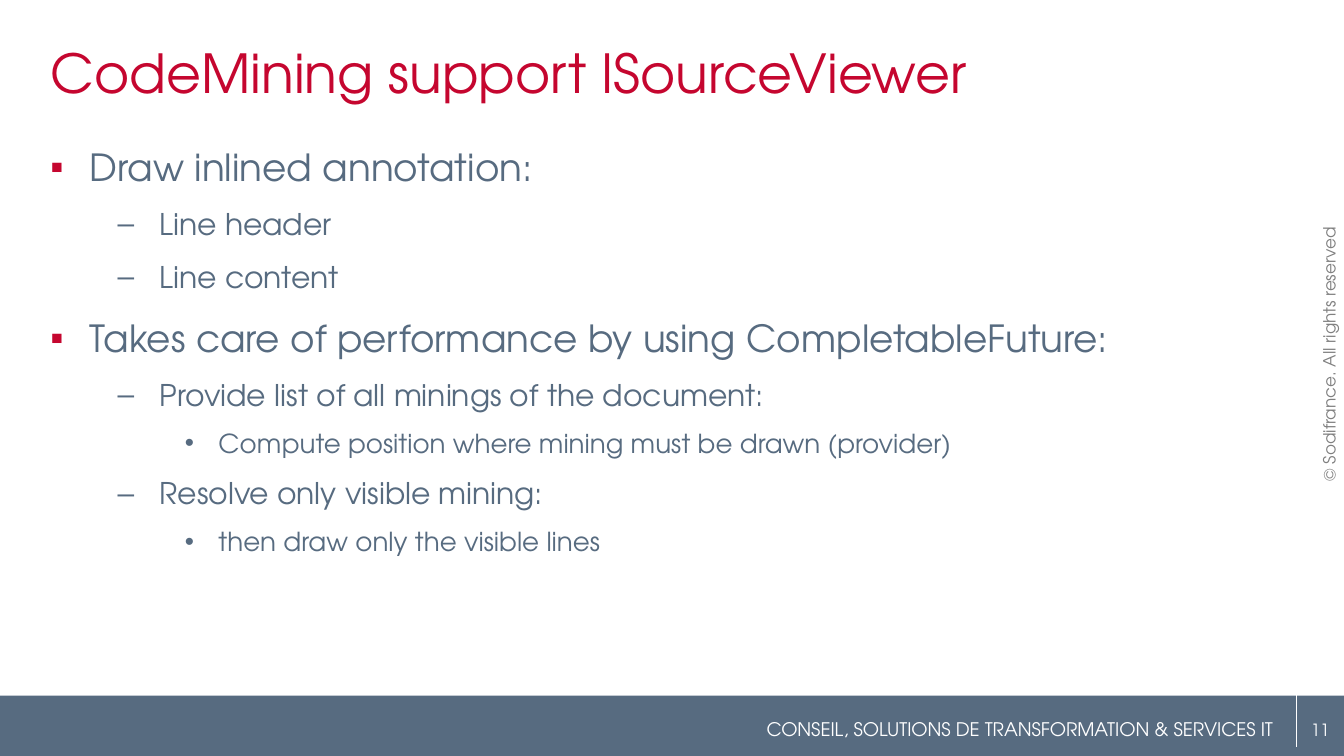
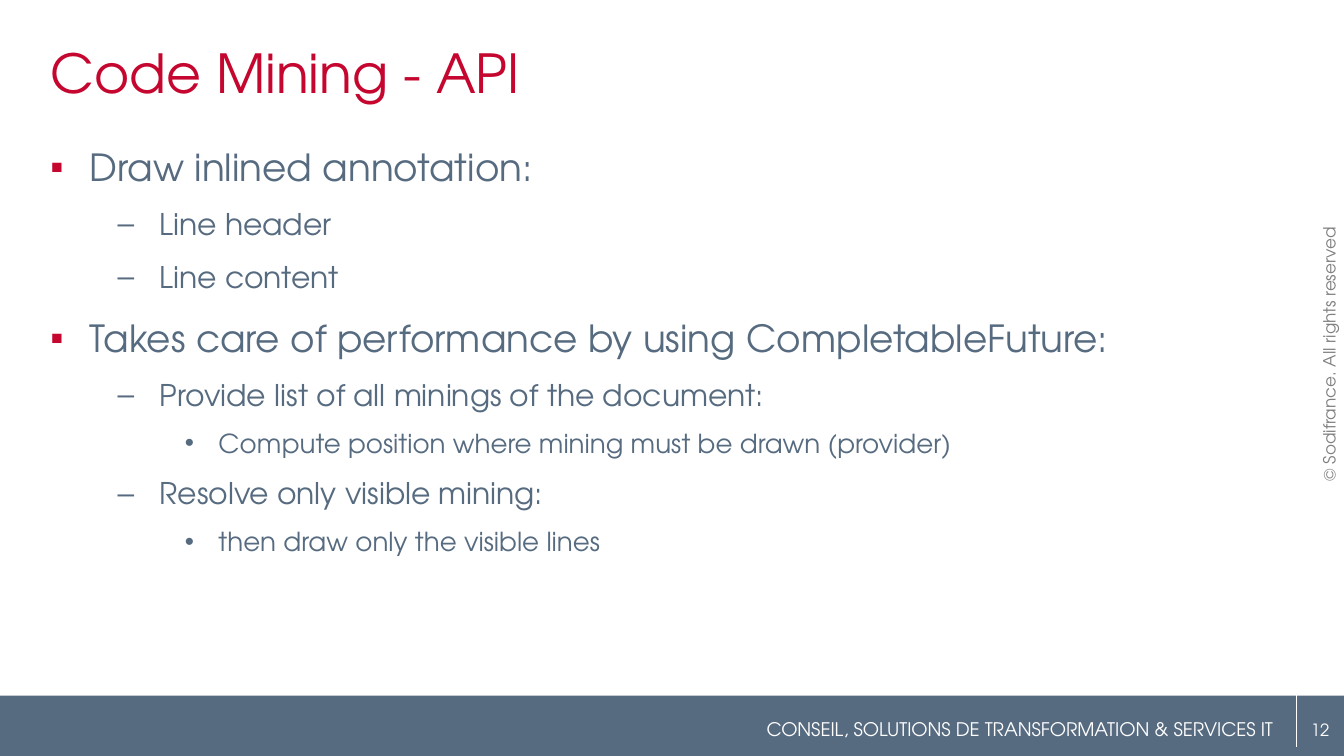
Before and after one commit to angelozerr/EclipseConFrance2018, a slide deck: slide 12 of EclipseConFrance2018_CodeMining.pptx (slide 11 before the commit). Drawn at 1344x756 pixels with LibreOffice and Linux fonts; fonts in the diff are those of the drawing; background and template pictures are left out. Boxes give left, top, right and bottom in pixels: in the first picture for what was removed or moved away, otherwise in the second. Text is boxed around its words. In the diff, an @@ line names an element or a change of style, - is before the commit and + after.

Commit message:
Add CodeMining process

```diff
--- a/EclipseConFrance2018_CodeMining.pptx
+++ b/EclipseConFrance2018_CodeMining.pptx
@@ title at bbox=[50, 52, 520, 105]: text changed @@
-CodeMining support ISourceViewer
+Code Mining - API
@@ page number at bbox=[1311, 723, 1330, 736]: text changed @@
-11
+12
```
Also in this commit, not shown: 7 other slides changed, 3 slides added.
